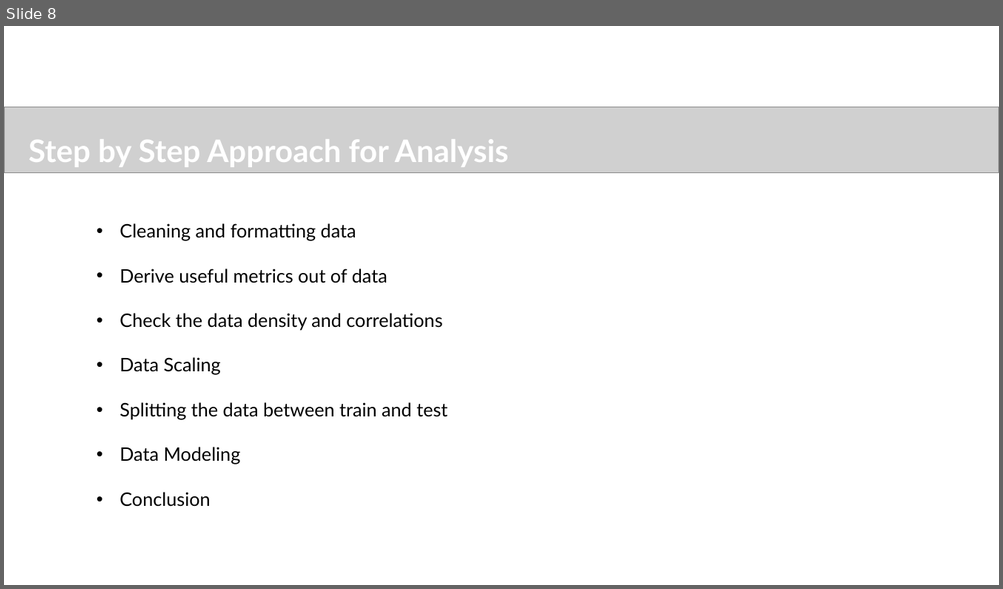
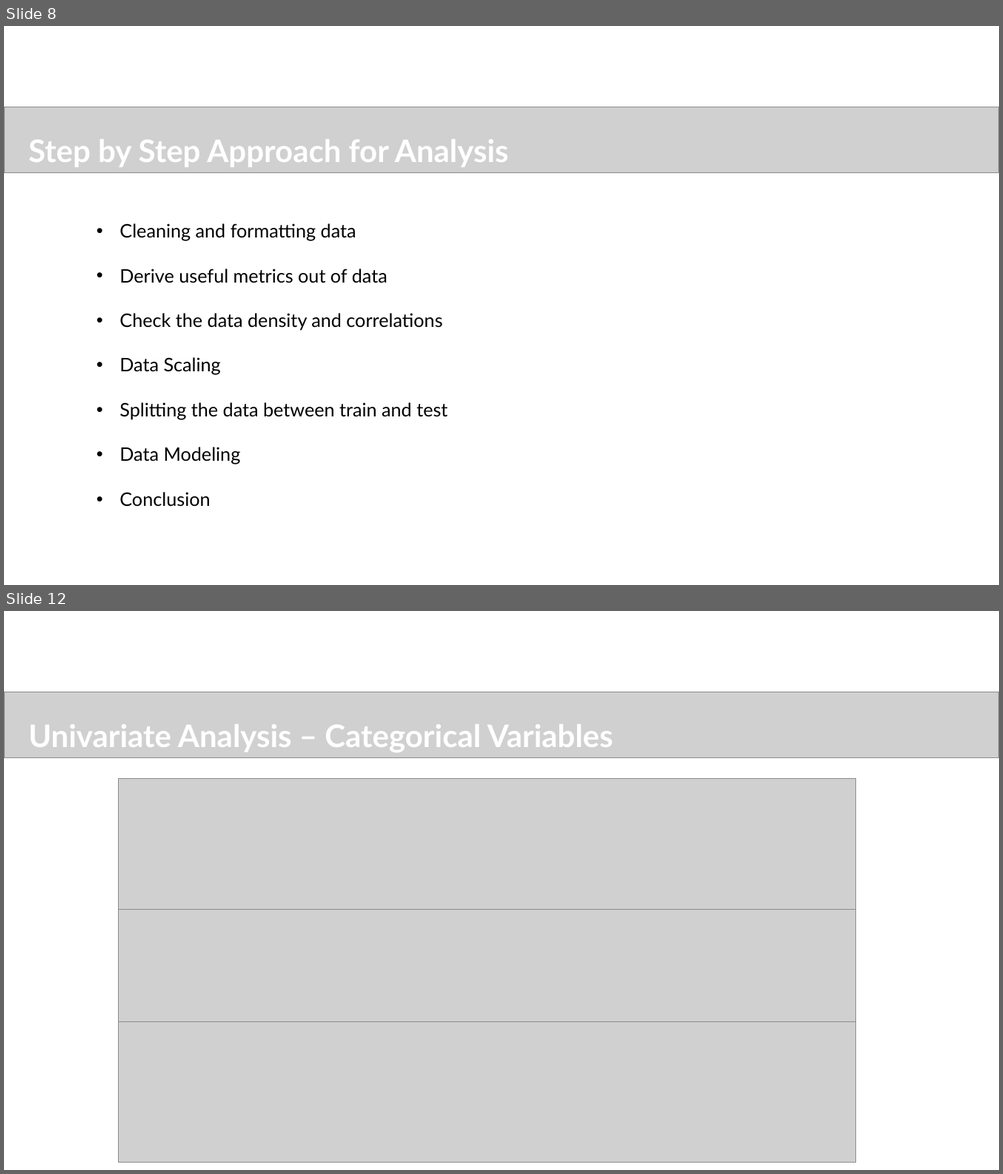
Before and after one commit to sureshballa/data-science-projects, a slide deck: Capstone Project/Ecommerce_Capstone_Project.pptx. Shown one above the other, each under a label of ours: slide 8 before the commit, slides 8 and 12 after it; the slides between them are not shown. The pictures are 1003x589 and 1003x1174 pixels, drawn with LibreOffice and Linux fonts; fonts in the diff are those of the drawing; grey boxes stand for pictures; background and template pictures are left out. Boxes give left, top, right and bottom in pixels: in the first picture for what was removed or moved away, otherwise in the second. Text is boxed around its words. In the diff, an @@ line names an element or a change of style, - is before the commit and + after.

```diff
--- a/Capstone Project/Ecommerce_Capstone_Project.pptx
+++ b/Capstone Project/Ecommerce_Capstone_Project.pptx
@@ slide 12 added at (x1=4, y1=611, x2=999, y2=1170), background #FFFFFF @@
@@ picture added at (x1=4, y1=692, x2=999, y2=758) @@
@@ text added at (x1=28, y1=724, x2=613, y2=752), 30 pt, text #FFFFFF, bold @@
+Univariate Analysis – Categorical Variables
@@ picture added at (x1=118, y1=778, x2=855, y2=1162) @@
@@ picture added at (x1=118, y1=909, x2=855, y2=1022) @@
```
Also in this commit, not shown: 4 slides changed, 7 other slides added, 1 slide removed.
